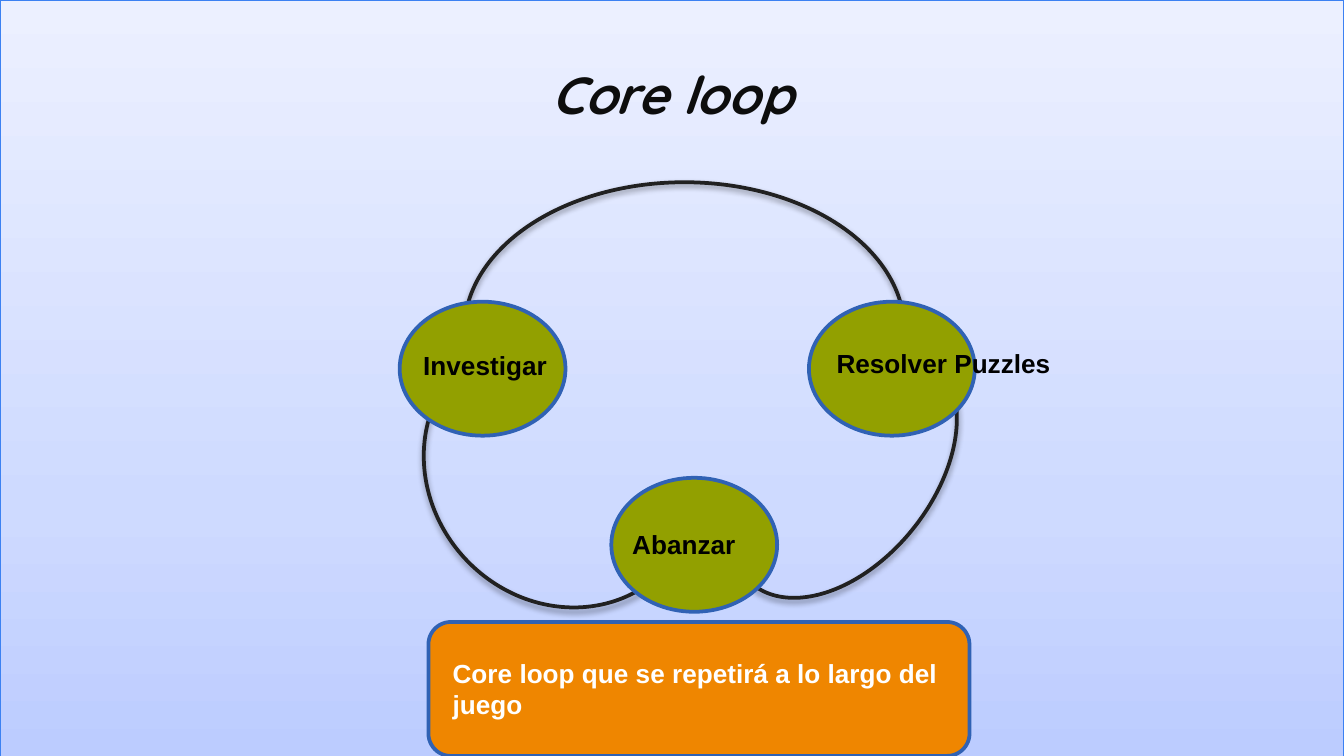
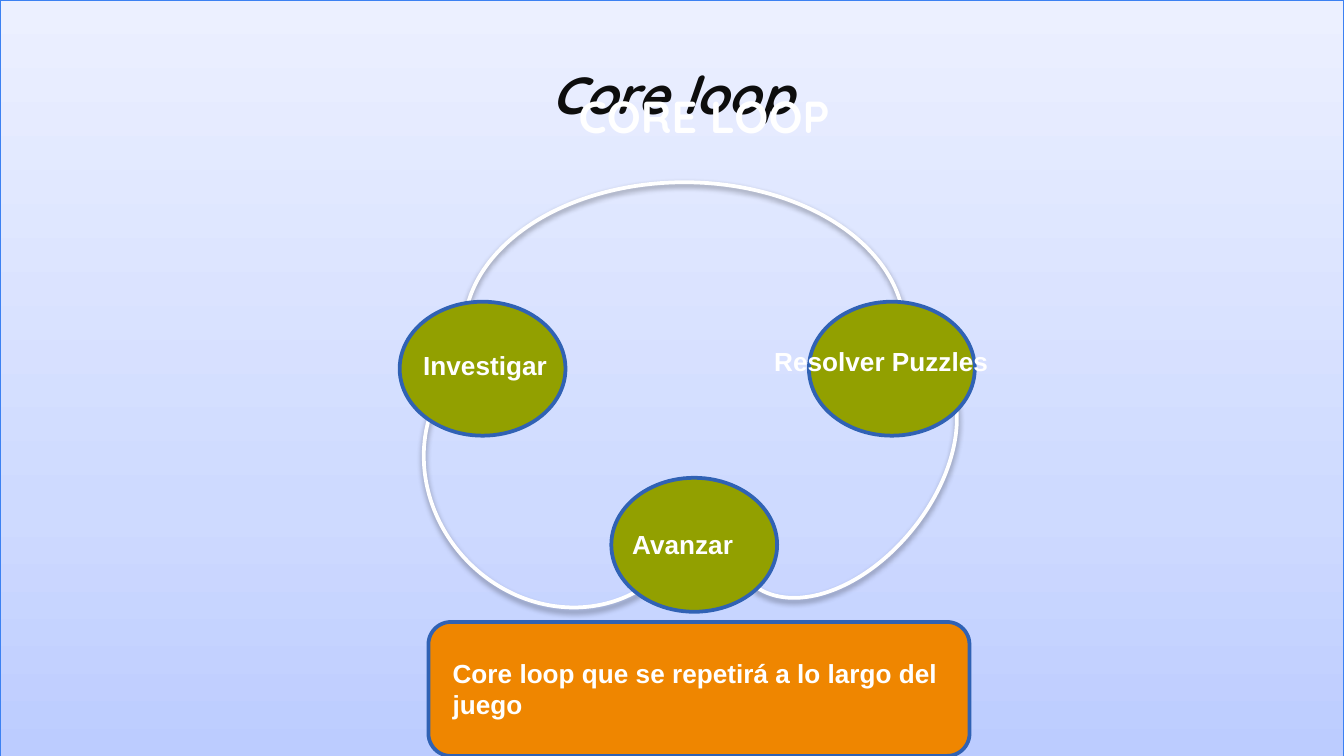
Before and after one commit to Marianoz1972/PICH, a slide deck: slide 9 of Pitch (Venta) [Template] PHOBIA.pptx. Drawn at 1344x756 pixels with LibreOffice and Linux fonts; fonts in the diff are those of the drawing; background and template pictures are left out; a plain dark background stands for a picture behind light text. Boxes give left, top, right and bottom in pixels: in the first picture for what was removed or moved away, otherwise in the second. Text is boxed around its words. In the diff, an @@ line names an element or a change of style, - is before the commit and + after.

Commit message:
MOD

```diff
--- a/Pitch (Venta) [Template] PHOBIA.pptx
+++ b/Pitch (Venta) [Template] PHOBIA.pptx
@@ text added at <box>579,75,792,124</box>, 24 pt, text #FFFFFF, bold @@
+CORE LOOP
@@ outline #212121 2 pt to #FFFFFF 2 pt in 3 elements at <box>464,183,905,480</box>, <box>366,272,756,664</box>, <box>681,302,1003,641</box> @@
@@ text "Investigar" at <box>423,356,547,381</box>: text colour #000000 to #FFFFFF @@
@@ text "Resolver Puzzles" at <box>774,350,988,377</box>: text colour #000000 to #FFFFFF @@
@@ text "Resolver Puzzles": place and size @@
-text "Resolver Puzzles" at <box>837,352,1050,379</box>
+text "Resolver Puzzles" at <box>774,350,988,377</box>
@@ text at <box>632,536,733,555</box>: text changed; text colour #000000 to #FFFFFF @@
-Abanzar
+Avanzar
```
